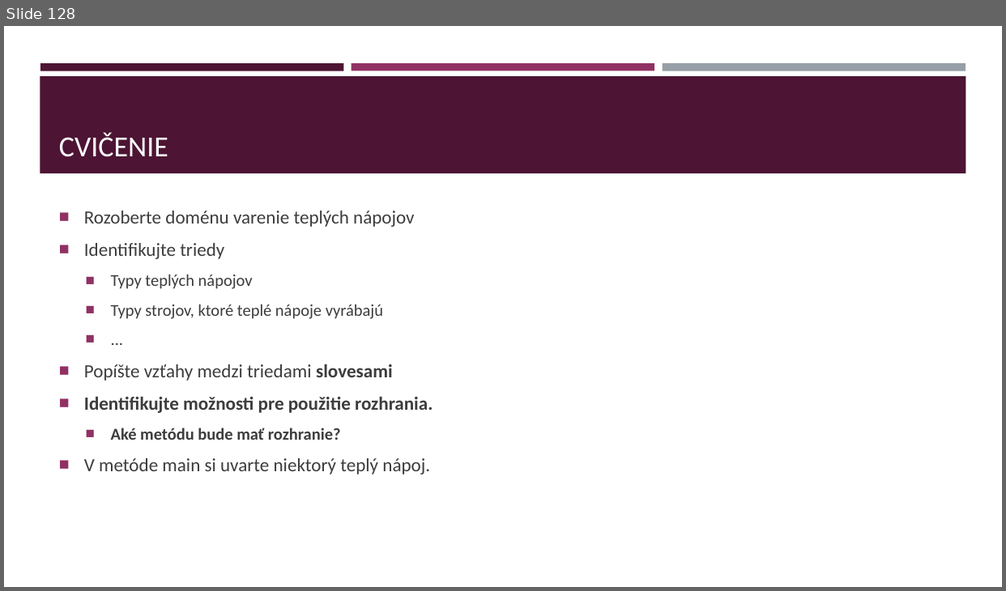
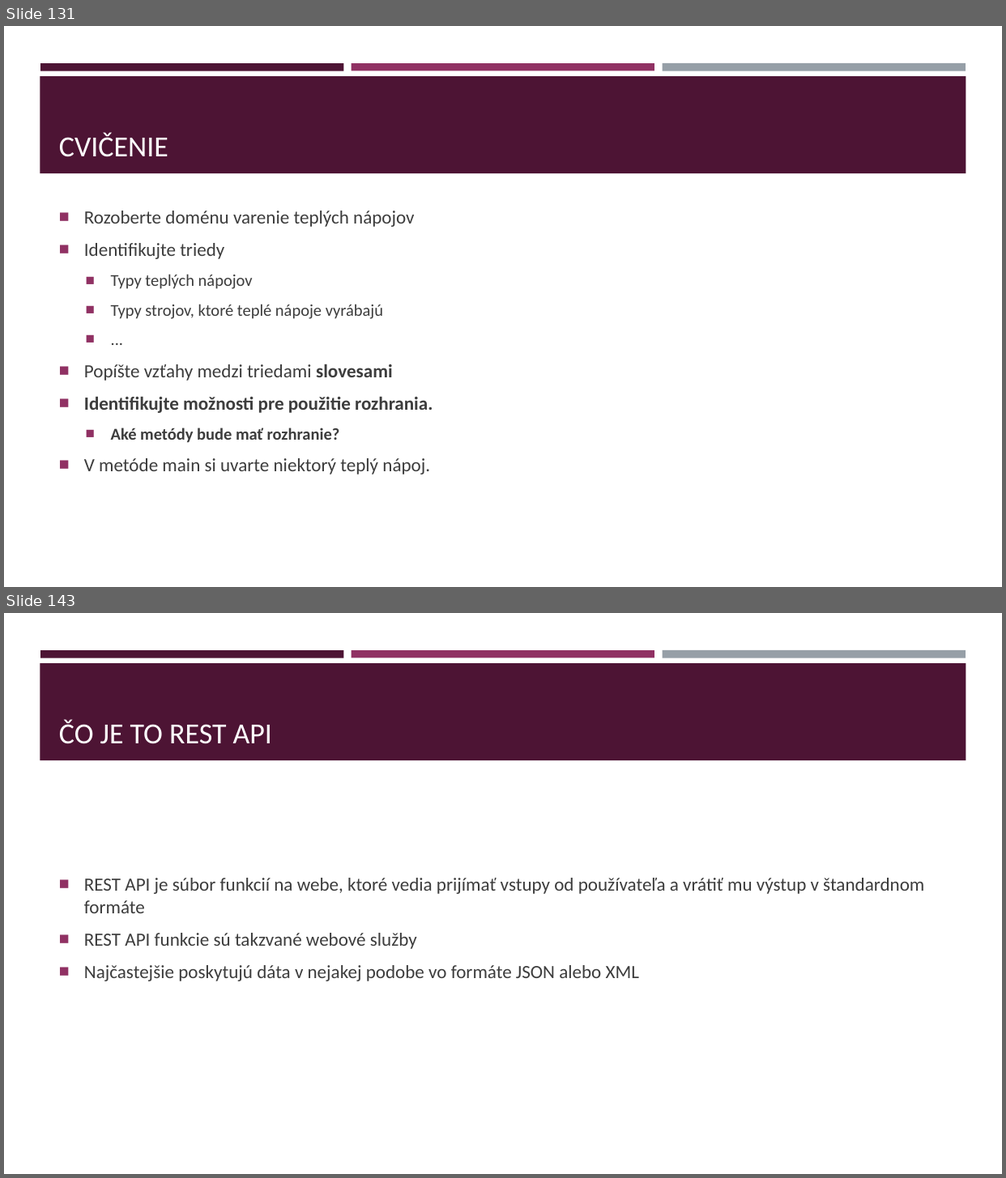
Before and after one commit to gasparv/java-class-basics, a slide deck: JavaZaklady-skolenie.pptx. Shown one above the other, each under a label of ours: slide 128 before the commit, slides 131 and 143 after it; the slides between them are not shown. The pictures are 1006x591 and 1006x1178 pixels, drawn with LibreOffice and Linux fonts; fonts in the diff are those of the drawing. Boxes give left, top, right and bottom in pixels: in the first picture for what was removed or moved away, otherwise in the second. Text is boxed around its words. In the diff, an @@ line names an element or a change of style, - is before the commit and + after.

```diff
--- a/JavaZaklady-skolenie.pptx
+++ b/JavaZaklady-skolenie.pptx
@@ slide 143 added at (4,613,1002,1174), background #FFFFFF; not listed: 4 template elements that a slide beside it also shows @@
@@ title added at (59,719,272,744), 28 pt, text #FFFFFF @@
+ČO JE TO REST API
@@ text added at (84,878,924,982), 18 pt, text #3D3D3D @@
+■ REST API je súbor funkcií na webe, ktoré vedia prijímať vstupy od používateľa a vrátiť mu výstup v štandardnom formáte
+■ REST API funkcie sú takzvané webové služby
+■ Najčastejšie poskytujú dáta v nejakej podobe vo formáte JSON alebo XML
@@ what was slide 128 is now slide 131 @@
@@ slide 131 changed as well @@
@@ text at (111,428,340,443): text changed @@
-  ■ Aké metódu bude mať rozhranie?
+  ■ Aké metódy bude mať rozhranie?
```
Also in this commit, not shown: 6 other slides changed, 22 other slides added.
